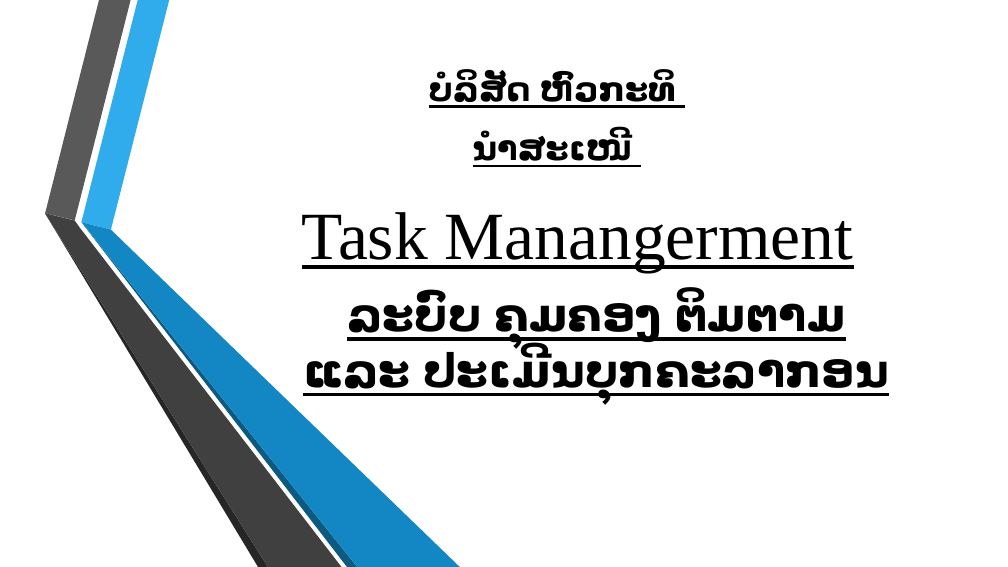
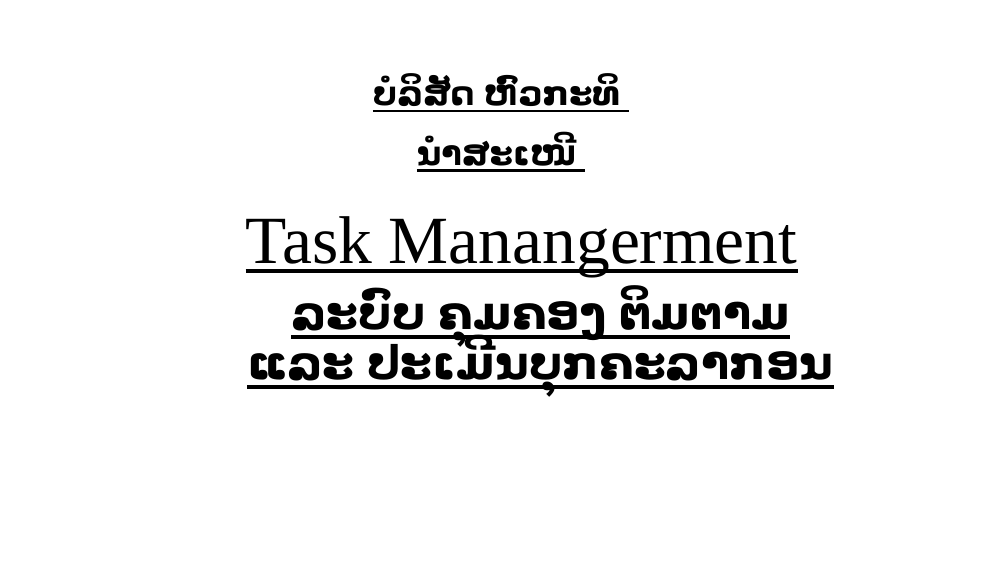
Before and after one commit to touy/taskmanager, a slide deck: slide 1 of ບົດພີເຊັ້ນ.pptx. Drawn at 1008x567 pixels with LibreOffice and Linux fonts; fonts in the diff are those of the drawing; background and template pictures are left out. Boxes give left, top, right and bottom in pixels: in the first picture for what was removed or moved away, otherwise in the second. Text is boxed around its words. In the diff, an @@ line names an element or a change of style, - is before the commit and + after.

```diff
--- a/ບົດພີເຊັ້ນ.pptx
+++ b/ບົດພີເຊັ້ນ.pptx
@@ 3 texts, 1 title: place and size @@
-3 texts, 1 title at box(302, 73, 889, 397)
+3 texts, 1 title at box(246, 78, 833, 390)
@@ group removed at box(45, 0, 461, 567): 6 freeform shapes @@
@@ title "ລະບົບ ຄຸມຄອງ ຕິມຕາມ ແລະ ປະເມີນບຸກຄະລາກອນ" at box(247, 292, 833, 390): line spacing 1 to 0.9 @@
```
Also in this commit, not shown: 3 other slides changed, 16 slides added.
